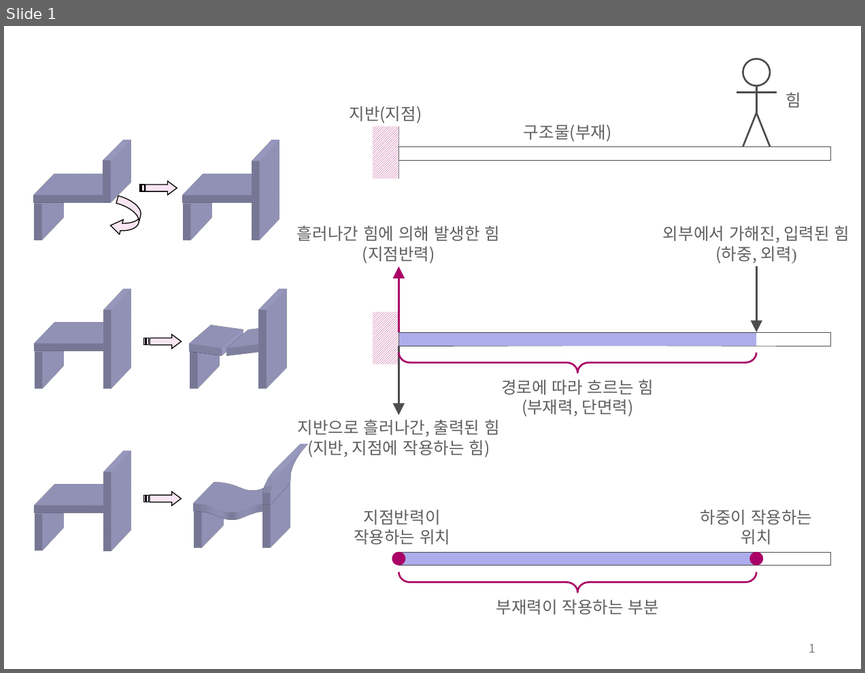
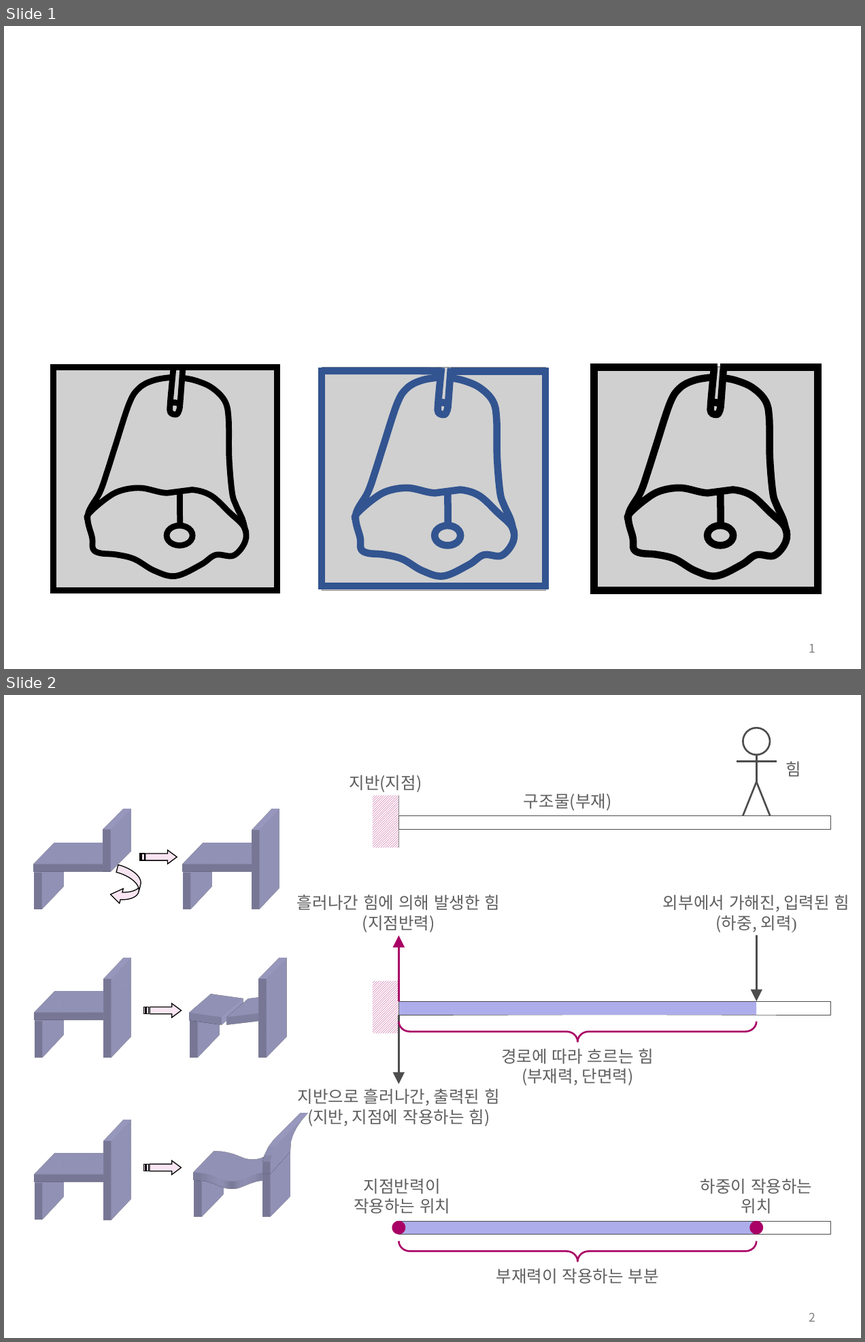
Before and after one commit to ironbell87/structural_mechanics_II, a slide deck: figures.pptx. Shown one above the other, each under a label of ours: slide 1 before the commit, slides 1 and 2 after it. The pictures are 865x673 and 865x1342 pixels, drawn with LibreOffice and Linux fonts; fonts in the diff are those of the drawing; grey boxes stand for pictures. Boxes give left, top, right and bottom in pixels: in the first picture for what was removed or moved away, otherwise in the second. Text is boxed around its words. In the diff, an @@ line names an element or a change of style, - is before the commit and + after.

```diff
--- a/figures.pptx
+++ b/figures.pptx
@@ slide 1 added at box(4, 26, 861, 669), background #FFFFFF; not listed: 1 template element that a slide beside it also shows @@
@@ picture added at box(53, 367, 277, 590) @@
@@ group added at box(53, 367, 277, 590): 5 freeform shapes, 1 rectangle, 1 ellipse @@
@@ picture added at box(322, 367, 545, 590) @@
@@ group added at box(322, 367, 547, 589): 5 freeform shapes, 5 lines, 1 ellipse @@
@@ picture added at box(594, 367, 817, 590) @@
@@ group added at box(590, 365, 821, 590): 5 freeform shapes, 5 lines, 1 ellipse @@
@@ what was slide 1 is now slide 2 @@
@@ page number at box(808, 1312, 815, 1321): text changed @@
-1
+2
```
Also in this commit, not shown: 4 other files.
